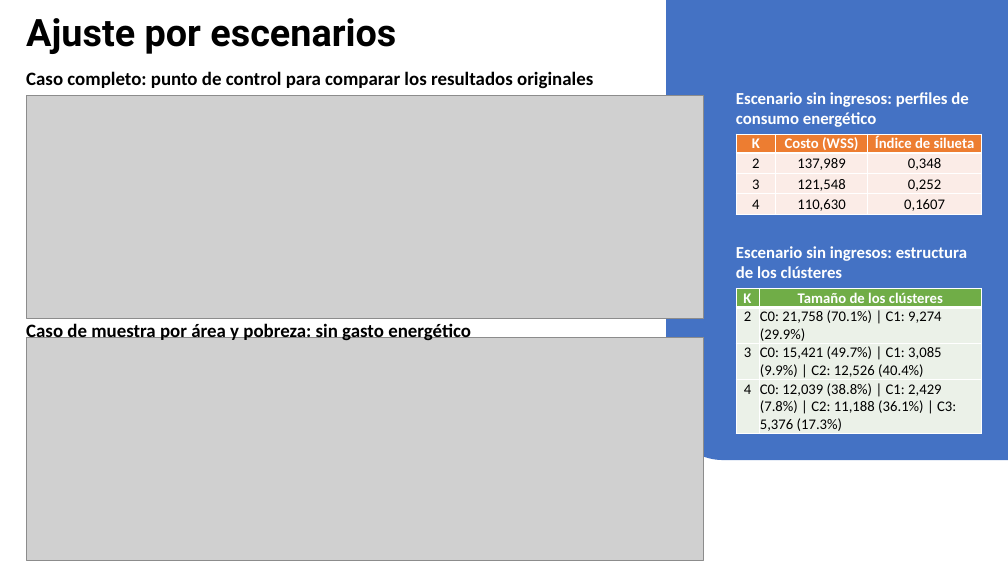
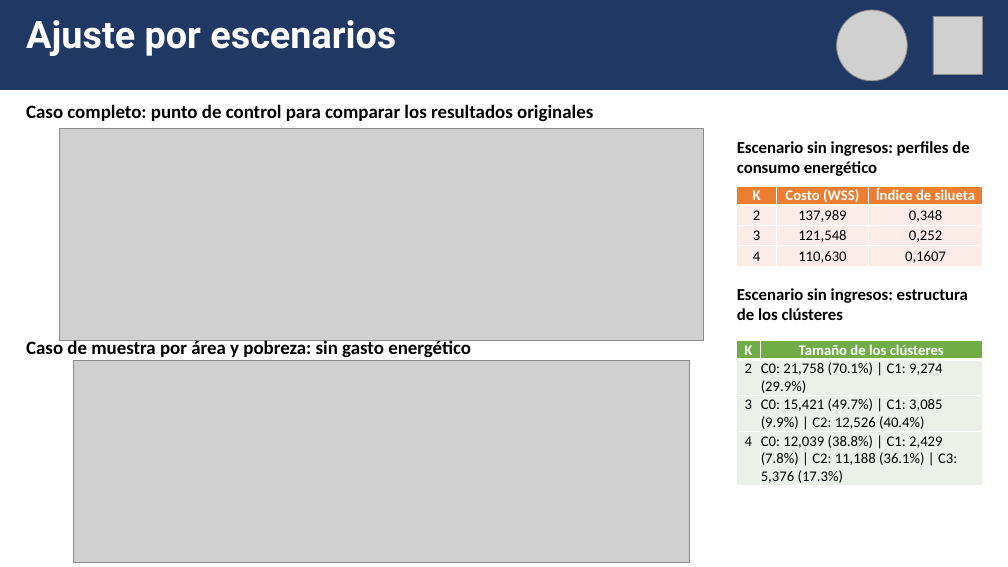
Before and after one commit to lucianoaltamirano435-rgb/Grupo_3_Trabajos_practicos, a slide deck: slide 7 of TPF/TP_final_Seminario_programacion_presentación_final.pptx. Drawn at 1008x567 pixels with LibreOffice and Linux fonts; fonts in the diff are those of the drawing; grey boxes stand for pictures. Boxes give left, top, right and bottom in pixels: in the first picture for what was removed or moved away, otherwise in the second. Text is boxed around its words. In the diff, an @@ line names an element or a change of style, - is before the commit and + after.

```diff
--- a/TPF/TP_final_Seminario_programacion_presentación_final.pptx
+++ b/TPF/TP_final_Seminario_programacion_presentación_final.pptx
@@ rectangle added at [0, 0, 1008, 89], fill #203864, outline #203864 1 pt @@
@@ text "Ajuste por escenarios" at [26, 20, 396, 56]: text colour #000000 to #FFFFFF @@
@@ round rect removed at [666, 0, 1008, 461] @@
@@ picture added at [837, 10, 907, 81] @@
@@ picture added at [933, 16, 982, 74] @@
@@ text "Caso completo: punto de control ...": place and size @@
-text "Caso completo: punto de control ..." at [26, 71, 593, 89]
+text "Caso completo: punto de control ..." at [26, 104, 593, 122]
@@ picture: place and size @@
-picture at [26, 96, 704, 318]
+picture at [59, 129, 704, 340]
@@ text "Escenario sin ingresos: perfiles de ..." at [737, 141, 969, 176]: text colour #FFFFFF to #000000 @@
@@ text "Escenario sin ingresos: estructura de ...": place and size @@
-text "Escenario sin ingresos: estructura de ..." at [736, 246, 967, 278]
+text "Escenario sin ingresos: estructura de ..." at [737, 288, 968, 320]
@@ text "Escenario sin ingresos: estructura de ..." at [737, 288, 968, 320]: text colour #FFFFFF to #000000 @@
@@ text "Caso de muestra por área ...": place and size @@
-text "Caso de muestra por área ..." at [26, 321, 471, 342]
+text "Caso de muestra por área ..." at [26, 338, 471, 357]
@@ 2 tables, 1 text: place and size @@
-2 tables, 1 text at [736, 92, 983, 435]
+2 tables, 1 text at [737, 141, 984, 487]
@@ picture: place and size @@
-picture at [26, 338, 704, 560]
+picture at [74, 361, 690, 563]
```
Also in this commit, not shown: 8 other slides changed, 1 slide removed.
